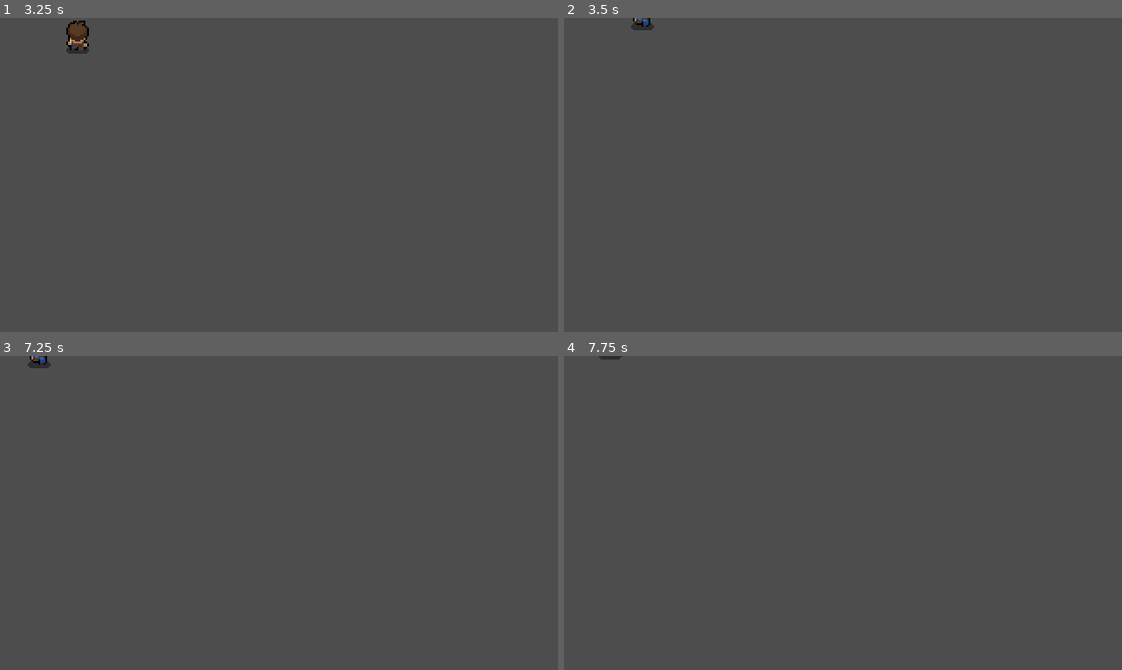
Above: before the commit, frames 1-4 (two rows, left to right).
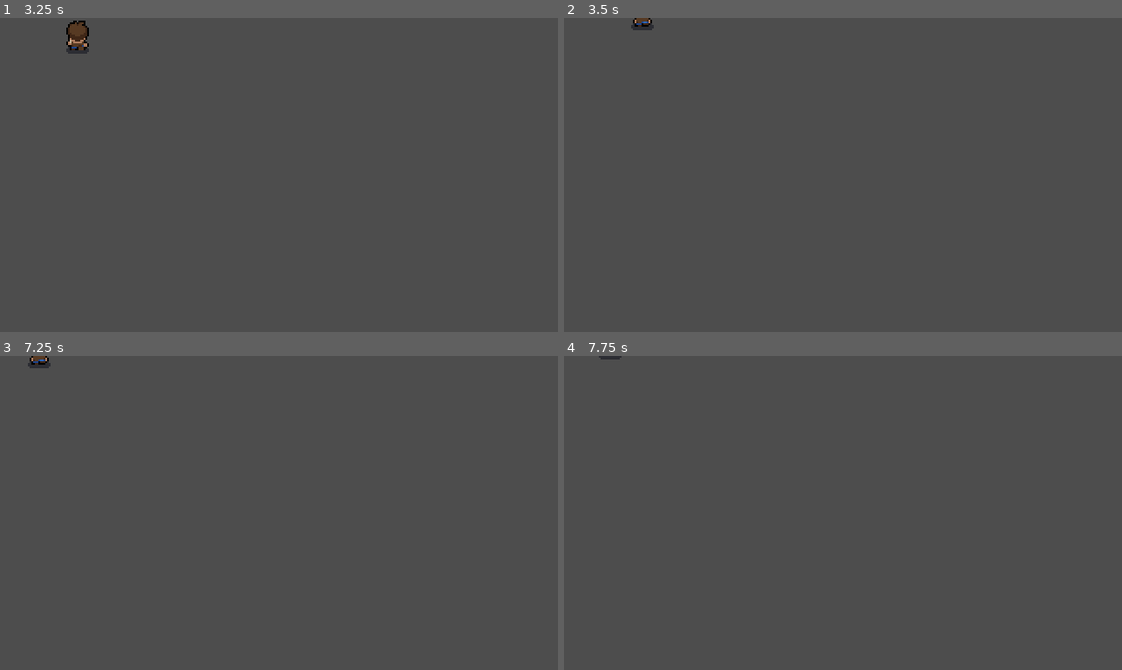
Above: after the commit, the same moments.

Repository: viniciusagvaz/mystic-woods
Game: Godot game, scene res://assets/main_character/player.tscn
The game is run twice, just before and just after one commit, with the same random seed, the same clock (stepped at 60 frames per second) and the same inputs.
Inputs:
- Up to frame 1 (3.25 s): tap Enter at 0.5 s; hold Right (move_right) 0.53-1.28 s; tap Ctrl (attack) every 0.75 s from 0.6 to 2.85 s; tap Space at 1.25 s; hold Down (move_down) 1.28-2.03 s; hold Right (move_right) 2.03-2.78 s; hold Up (move_up) from 2.78 s (still down)
- Up to frame 2 (3.5 s): keep holding Up (move_up)
- Up to frame 3 (7.25 s): release Up (move_up) at 3.53 s; hold Left (move_left) 3.53-5.03 s; tap Ctrl (attack) every 0.75 s from 3.6 to 6.6 s; tap Enter at 4.25 s; tap Space at 5 s; hold Down (move_down) 5.03-5.78 s; hold Right (move_right) 5.78-6.53 s; hold Up (move_up) from 6.53 s (still down)
- Up to frame 4 (7.75 s): release Up (move_up) at 7.28 s; hold Right (move_right) from 7.28 s (still down); tap Ctrl (attack) at 7.35 s

Frame 1 is identical in both runs. In frame 2, less than 0.1% of the frame differs, in the area x 12-16%, y 0-3%; in frame 3, less than 0.1%; in frame 4, nothing differs.

Commit message:
attack hitbox and enemy damage code

Diff:
--- a/assets/main_character/player.tscn
+++ b/assets/main_character/player.tscn
@@ -85,6 +85,42 @@
 "update": 0,
 "values": [Vector2(-0.5, -17)]
 }
+tracks/3/type = "value"
+tracks/3/imported = false
+tracks/3/enabled = true
+tracks/3/path = NodePath("AttackArea/Collision:disabled")
+tracks/3/interp = 1
+tracks/3/loop_wrap = true
+tracks/3/keys = {
+"times": PackedFloat32Array(0),
+"transitions": PackedFloat32Array(1),
+"update": 1,
+"values": [true]
+}
+tracks/4/type = "value"
+tracks/4/imported = false
+tracks/4/enabled = true
+tracks/4/path = NodePath("AttackArea/Collision:shape:size")
+tracks/4/interp = 1
+tracks/4/loop_wrap = true
+tracks/4/keys = {
+"times": PackedFloat32Array(0),
+"transitions": PackedFloat32Array(1),
+"update": 0,
+"values": [Vector2(20, 20)]
+}
+tracks/5/type = "value"
+tracks/5/imported = false
+tracks/5/enabled = true
+tracks/5/path = NodePath("AttackArea/Collision:position")
+tracks/5/interp = 1
+tracks/5/loop_wrap = true
+tracks/5/keys = {
+"times": PackedFloat32Array(0),
+"transitions": PackedFloat32Array(1),
+"update": 0,
+"values": [Vector2(0, 12)]
+}
 
 [sub_resource type="Animation" id="Animation_nwxcv"]
 resource_name = "idle_right"
@@ -355,7 +391,7 @@
 tracks/1/interp = 1
 tracks/1/loop_wrap = true
 tracks/1/keys = {
-"times": PackedFloat32Array(0.0827755),
+"times": PackedFloat32Array(0),
 "transitions": PackedFloat32Array(1),
 "update": 1,
 "values": [Vector2(0.5, -17)]
@@ -367,7 +403,7 @@
 tracks/2/interp = 1
 tracks/2/loop_wrap = true
 tracks/2/keys = {
-"times": PackedFloat32Array(0.1),
+"times": PackedFloat32Array(0),
 "transitions": PackedFloat32Array(1),
 "update": 1,
 "values": [true]
@@ -412,6 +448,30 @@
 "update": 1,
 "values": [Vector2(-0.5, -17)]
 }
+tracks/3/type = "value"
+tracks/3/imported = false
+tracks/3/enabled = true
+tracks/3/path = NodePath("AttackArea/Collision:disabled")
+tracks/3/interp = 1
+tracks/3/loop_wrap = true
+tracks/3/keys = {
+"times": PackedFloat32Array(0, 0.1, 0.3),
+"transitions": PackedFloat32Array(1, 1, 1),
+"update": 1,
+"values": [true, false, true]
+}
+tracks/4/type = "value"
+tracks/4/imported = false
+tracks/4/enabled = true
+tracks/4/path = NodePath("AttackArea/Collision:shape:size")
+tracks/4/interp = 1
+tracks/4/loop_wrap = true
+tracks/4/keys = {
+"times": PackedFloat32Array(0),
+"transitions": PackedFloat32Array(1),
+"update": 0,
+"values": [Vector2(20, 20)]
+}
 
 [sub_resource type="Animation" id="Animation_e8md3"]
 resource_name = "attack_right"
@@ -452,6 +512,42 @@
 "update": 1,
 "values": [Vector2(-0.5, -17)]
 }
+tracks/3/type = "value"
+tracks/3/imported = false
+tracks/3/enabled = true
+tracks/3/path = NodePath("AttackArea/Collision:shape:size")
+tracks/3/interp = 1
+tracks/3/loop_wrap = true
+tracks/3/keys = {
+"times": PackedFloat32Array(0),
+"transitions": PackedFloat32Array(1),
+"update": 0,
+"values": [Vector2(20, 20)]
+}
+tracks/4/type = "value"
+tracks/4/imported = false
+tracks/4/enabled = true
+tracks/4/path = NodePath("AttackArea/Collision:disabled")
+tracks/4/interp = 1
+tracks/4/loop_wrap = true
+tracks/4/keys = {
+"times": PackedFloat32Array(0, 0.1, 0.3),
+"transitions": PackedFloat32Array(1, 1, 1),
+"update": 1,
+"values": [true, false, true]
+}
+tracks/5/type = "value"
+tracks/5/imported = false
+tracks/5/enabled = true
+tracks/5/path = NodePath("AttackArea/Collision:position")
+tracks/5/interp = 1
+tracks/5/loop_wrap = true
+tracks/5/keys = {
+"times": PackedFloat32Array(0),
+"transitions": PackedFloat32Array(1),
+"update": 0,
+"values": [Vector2(12, -3)]
+}
 
 [sub_resource type="Animation" id="Animation_y0ppp"]
 resource_name = "attack_left"
@@ -475,7 +571,7 @@
 tracks/1/interp = 1
 tracks/1/loop_wrap = true
 tracks/1/keys = {
-"times": PackedFloat32Array(3.71979e-05),
+"times": PackedFloat32Array(0),
 "transitions": PackedFloat32Array(1),
 "update": 1,
 "values": [true]
@@ -487,10 +583,46 @@
 tracks/2/interp = 1
 tracks/2/loop_wrap = true
 tracks/2/keys = {
-"times": PackedFloat32Array(3.71979e-05),
+"times": PackedFloat32Array(0),
 "transitions": PackedFloat32Array(1),
 "update": 1,
 "values": [Vector2(0.5, -17)]
+}
+tracks/3/type = "value"
+tracks/3/imported = false
+tracks/3/enabled = true
+tracks/3/path = NodePath("AttackArea/Collision:disabled")
+tracks/3/interp = 1
+tracks/3/loop_wrap = true
+tracks/3/keys = {
+"times": PackedFloat32Array(0, 0.1, 0.3),
+"transitions": PackedFloat32Array(1, 1, 1),
+"update": 1,
+"values": [true, false, true]
+}
+tracks/4/type = "value"
+tracks/4/imported = false
+tracks/4/enabled = true
+tracks/4/path = NodePath("AttackArea/Collision:position")
+tracks/4/interp = 1
+tracks/4/loop_wrap = true
+tracks/4/keys = {
+"times": PackedFloat32Array(0),
+"transitions": PackedFloat32Array(1),
+"update": 0,
+"values": [Vector2(-12, -3)]
+}
+tracks/5/type = "value"
+tracks/5/imported = false
+tracks/5/enabled = true
+tracks/5/path = NodePath("AttackArea/Collision:shape:size")
+tracks/5/interp = 1
+tracks/5/loop_wrap = true
+tracks/5/keys = {
+"times": PackedFloat32Array(0),
+"transitions": PackedFloat32Array(1),
+"update": 0,
+"values": [Vector2(20, 20)]
 }
 
 [sub_resource type="Animation" id="Animation_5qjvh"]
@@ -531,6 +663,42 @@
 "transitions": PackedFloat32Array(1),
 "update": 1,
 "values": [Vector2(-0.5, -17)]
+}
+tracks/3/type = "value"
+tracks/3/imported = false
+tracks/3/enabled = true
+tracks/3/path = NodePath("AttackArea/Collision:disabled")
+tracks/3/interp = 1
+tracks/3/loop_wrap = true
+tracks/3/keys = {
+"times": PackedFloat32Array(0, 0.1, 0.3),
+"transitions": PackedFloat32Array(1, 1, 1),
+"update": 1,
+"values": [true, false, true]
+}
+tracks/4/type = "value"
+tracks/4/imported = false
+tracks/4/enabled = true
+tracks/4/path = NodePath("AttackArea/Collision:position")
+tracks/4/interp = 1
+tracks/4/loop_wrap = true
+tracks/4/keys = {
+"times": PackedFloat32Array(0),
+"transitions": PackedFloat32Array(1),
+"update": 0,
+"values": [Vector2(0, -12)]
+}
+tracks/5/type = "value"
+tracks/5/imported = false
+tracks/5/enabled = true
+tracks/5/path = NodePath("AttackArea/Collision:shape:size")
+tracks/5/interp = 1
+tracks/5/loop_wrap = true
+tracks/5/keys = {
+"times": PackedFloat32Array(0.4),
+"transitions": PackedFloat32Array(1),
+"update": 0,
+"values": [Vector2(20, 20)]
 }
 
 [sub_resource type="AnimationLibrary" id="AnimationLibrary_yhl8w"]
@@ -601,7 +769,6 @@
 
 [sub_resource type="AnimationNodeAnimation" id="AnimationNodeAnimation_txoih"]
 animation = &"walk_up"
-play_mode = 1
 
 [sub_resource type="AnimationNodeAnimation" id="AnimationNodeAnimation_ifpus"]
 animation = &"walk_left"
@@ -629,6 +796,8 @@
 states/walk/node = SubResource("AnimationNodeBlendSpace2D_xfcdu")
 states/walk/position = Vector2(311, 179)
 
+[sub_resource type="RectangleShape2D" id="RectangleShape2D_yfgyx"]
+
 [node name="Player" type="CharacterBody2D" node_paths=PackedStringArray("_attack_timer", "_animation_tree")]
 motion_mode = 1
 script = ExtResource("1_m8dgj")
@@ -653,7 +822,6 @@
 [node name="AnimationTree" type="AnimationTree" parent="."]
 tree_root = SubResource("AnimationNodeStateMachine_7526f")
 anim_player = NodePath("../Animation")
-active = true
 parameters/attack/blend_position = Vector2(0, 0)
 parameters/idle/blend_position = Vector2(0, 0)
 parameters/walk/blend_position = Vector2(0, 0)
@@ -662,4 +830,12 @@
 wait_time = 0.4
 one_shot = true
 
+[node name="AttackArea" type="Area2D" parent="."]
+
+[node name="Collision" type="CollisionShape2D" parent="AttackArea"]
+position = Vector2(0, 12)
+shape = SubResource("RectangleShape2D_yfgyx")
+disabled = true
+
 [connection signal="timeout" from="AttackTimer" to="." method="_on_attack_timer_timeout"]
+[connection signal="body_entered" from="AttackArea" to="." method="_on_attack_area_body_entered"]
--- a/assets/main_character/scripts/player.gd
+++ b/assets/main_character/scripts/player.gd
@@ -15,6 +15,7 @@
 
 
 func _ready() -> void:
+	_animation_tree.active = true
 	_state_machine = _animation_tree["parameters/playback"]
 #
 
@@ -66,3 +67,8 @@
 func _on_attack_timer_timeout() -> void:
 	set_physics_process(true)
 	_is_attacking = false
+
+
+#func _on_attack_area_body_entered(body: Node2D) -> void:
+	#if _body.is_in_group('enemy'):
+	#	_body.update_health(randi_range(1, 5))
Not shown: 1 places in assets/main_character/player.tscn that only renumber resources
